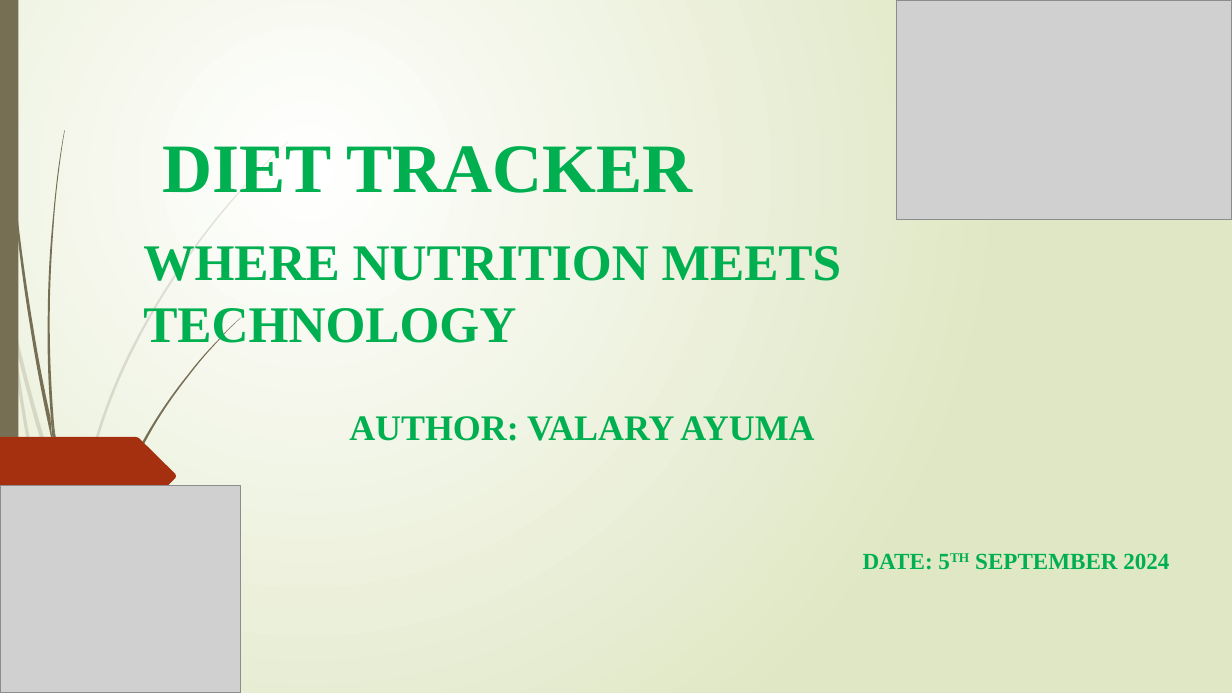
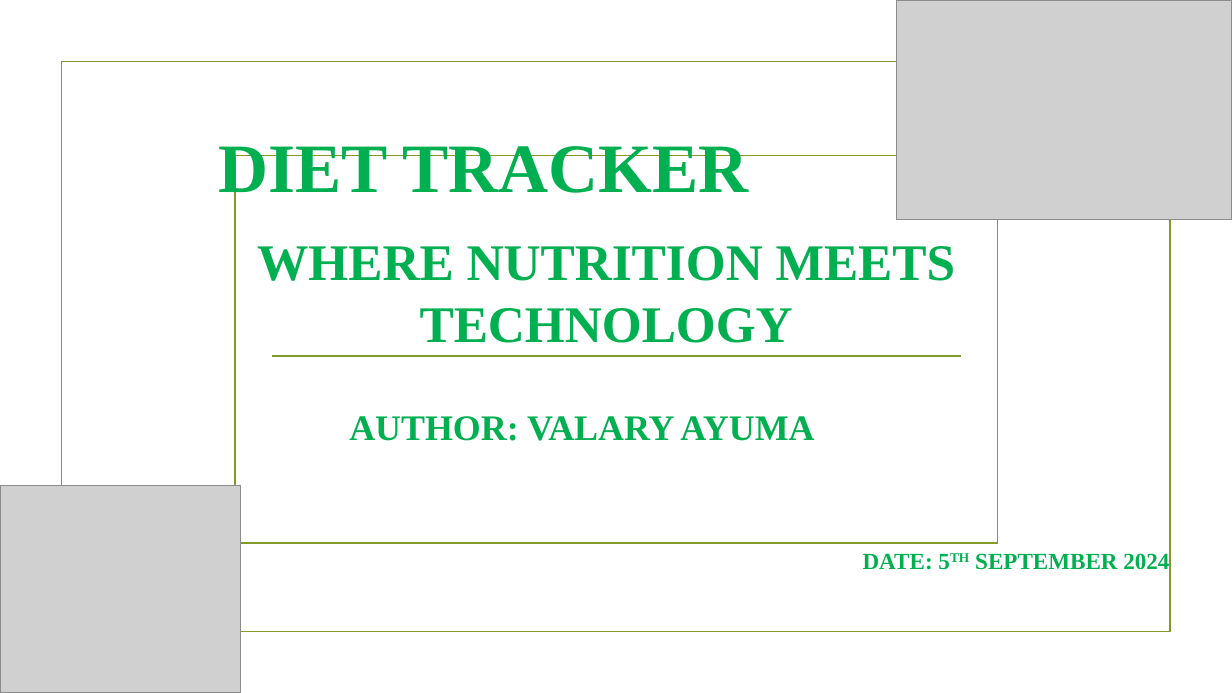
Before and after one commit to valary-esendi/project_pitch_decks, a slide deck: slide 1 of web pitch deck.pptx. Drawn at 1232x693 pixels with LibreOffice and Linux fonts; fonts in the diff are those of the drawing; grey boxes stand for pictures; background and template pictures are left out. Boxes give left, top, right and bottom in pixels: in the first picture for what was removed or moved away, otherwise in the second. Text is boxed around its words. In the diff, an @@ line names an element or a change of style, - is before the commit and + after.

```diff
--- a/web pitch deck.pptx
+++ b/web pitch deck.pptx
@@ background gradient #FFFFFF to #DFE8C4 to picture (left out) @@
@@ rectangle removed at (x1=0, y1=0, x2=18, y2=693) @@
@@ rectangle added at (x1=61, y1=62, x2=1170, y2=632), outline #83992A 1.25 pt @@
@@ title "DIET TRACKER" at (x1=219, y1=146, x2=749, y2=206): alignment left to centre @@
@@ group removed at (x1=0, y1=141, x2=288, y2=660): 4 freeform shapes @@
@@ rectangle added at (x1=236, y1=156, x2=998, y2=543), outline #83992A 1.25 pt @@
@@ subtitle "WHERE NUTRITION MEETS TECHNOLOGY" at (x1=257, y1=246, x2=955, y2=343): alignment left to centre; more space between paragraphs @@
@@ group removed at (x1=3, y1=0, x2=240, y2=667): 6 freeform shapes @@
@@ line added from (272, 356) to (961, 356), #83992A 1.25 pt @@
@@ freeform shape removed at (x1=0, y1=437, x2=177, y2=516) @@
```
Also in this commit, not shown: 9 other slides changed.
